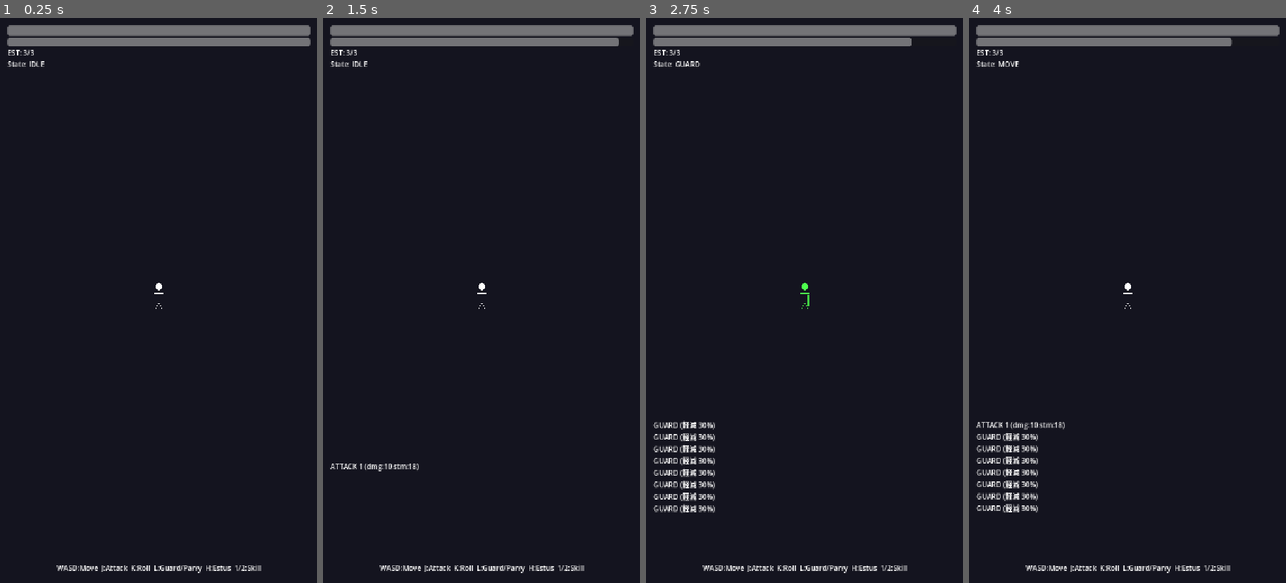
Above: before the commit, frames 1-4 (left to right).
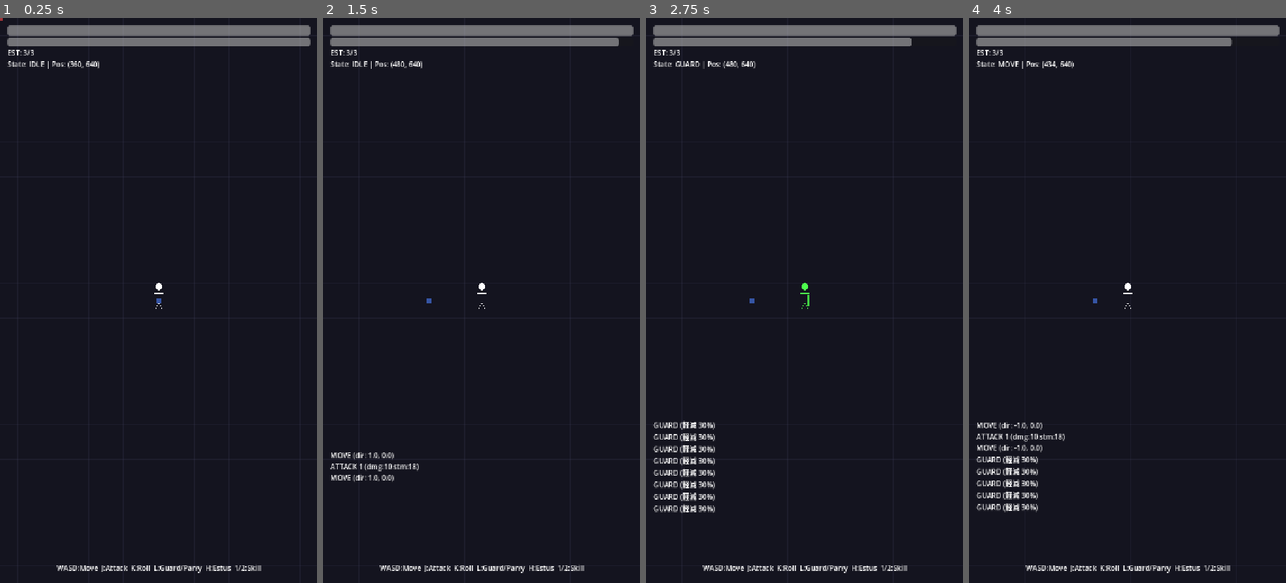
Above: after the commit, the same moments.

Repository: zaguma28/stick_figure
Game: Godot game, scene res://scenes/main.tscn
Same seed, same stepped clock (60 frames per second), same inputs: the game is played once before the commit and once after it.
Inputs (mouse positions are in pixels of both pictures, inside the frame that each line leads up to):
- Up to frame 1 (0.25 s): no input
- Up to frame 2 (1.5 s): tap Enter at 0.5 s; move the mouse to (551, 272) at 0.52 s; hold D (move_right) 0.53-1.25 s; tap J (attack) at 0.6 s; click (551, 272) at 0.67 s; drag from (418, 328) to (465, 413) at 1.27 s
- Up to frame 3 (2.75 s): tap Space at 2 s; move the mouse to (836, 176) at 2.02 s; hold D (move_right) from 2.03 s (still down); hold L (guard) from 2.03 s (still down)
- Up to frame 4 (4 s): release D (move_right) at 2.75 s; release L (guard) at 2.75 s; tap Enter at 2.75 s; drag from (1111, 413) to (1032, 215) at 2.77 s; tap Space at 3.5 s; move the mouse to (1222, 385) at 3.52 s; hold A (move_left) from 3.53 s (still down); tap J (attack) at 3.6 s

The runs differ from the first frame. In frame 1, 0.1% of the frame differs, in the area x 0-51%, y 0-51%; in frame 2, 0.4%; in frame 3, 0.1%; in frame 4, 1.6%, in the area x 2-41%, y 7-88%.

Commit message:
fix: add grid background and position display to diagnose movement

Diff:
--- a/project.godot
+++ b/project.godot
@@ -3,7 +3,8 @@
 ; since the parameters that go here are not all obvious.
 ;
 ; Format:
-;   [section] key=value
+;   [section] ; section goes between []
+;   param=value ; assign values to parameters
 
 config_version=5
 
--- a/scenes/main.gd
+++ b/scenes/main.gd
@@ -16,3 +16,23 @@
 
 	# デバッグ: 初期位置を画面中央に
 	player.position = Vector2(360, 640)
+
+	# グリッド描画
+	queue_redraw()
+
+func _draw() -> void:
+	# 移動が視認できるよう背景にグリッドを描画
+	var grid_size := 80
+	var grid_range := 3000
+	var grid_color := Color(0.2, 0.2, 0.3, 0.3)
+
+	for x in range(-grid_range, grid_range + 1, grid_size):
+		draw_line(Vector2(x, -grid_range), Vector2(x, grid_range), grid_color, 1.0)
+	for y in range(-grid_range, grid_range + 1, grid_size):
+		draw_line(Vector2(-grid_range, y), Vector2(grid_range, y), grid_color, 1.0)
+
+	# 原点マーカー（赤い点）
+	draw_circle(Vector2.ZERO, 6, Color(1.0, 0.3, 0.3, 0.6))
+
+	# スポーン位置マーカー（青い点）
+	draw_circle(Vector2(360, 640), 6, Color(0.3, 0.5, 1.0, 0.6))
--- a/scenes/main.tscn
+++ b/scenes/main.tscn
@@ -1,6 +1,6 @@
-[gd_scene load_steps=4 format=3]
+[gd_scene load_steps=4 format=3 uid="uid://cd1hgsh26qx48"]
 
-[ext_resource type="Script" path="res://scenes/main.gd" id="1"]
+[ext_resource type="Script" uid="uid://ymk8147k1r18" path="res://scenes/main.gd" id="1"]
 [ext_resource type="PackedScene" path="res://scenes/player/player.tscn" id="2"]
 [ext_resource type="PackedScene" path="res://scenes/ui/hud.tscn" id="3"]
 
@@ -11,6 +11,5 @@
 position = Vector2(360, 640)
 
 [node name="Camera2D" type="Camera2D" parent="Player"]
-zoom = Vector2(1, 1)
 
 [node name="HUD" parent="." instance=ExtResource("3")]
--- a/scenes/player/player.gd
+++ b/scenes/player/player.gd
@@ -174,7 +174,7 @@
 			_change_state(State.IDLE)
 
 # === ステート処理 ===
-func _process_state(delta: float) -> void:
+func _process_state(_delta: float) -> void:
 	match current_state:
 		State.IDLE:
 			velocity = Vector2.ZERO
@@ -346,6 +346,8 @@
 	emit_signal("stamina_changed", stamina, max_stamina)
 
 func _change_state(new_state: State) -> void:
+	if new_state == State.MOVE and current_state != State.MOVE:
+		emit_signal("debug_log", "MOVE (dir: %.1f, %.1f)" % [move_dir.x, move_dir.y])
 	current_state = new_state
 
 func _is_locked() -> bool:
--- a/scenes/ui/hud.gd
+++ b/scenes/ui/hud.gd
@@ -42,10 +42,10 @@
 	debug_label.text = "\n".join(debug_lines)
 
 func _process(_delta: float) -> void:
-	# プレイヤーの現在ステートを表示
+	# プレイヤーの現在ステートと座標を表示
 	var player := get_tree().get_first_node_in_group("player")
 	if player and player.has_method("_is_locked"):
 		var state_names := ["IDLE","MOVE","ATK1","ATK2","ATK3","ROLL","GUARD","PARRY","P_FAIL","ESTUS","STAGGER","SK1","SK2"]
 		var idx: int = player.current_state
 		if idx >= 0 and idx < state_names.size():
-			state_label.text = "State: %s" % state_names[idx]
+			state_label.text = "State: %s | Pos: (%.0f, %.0f)" % [state_names[idx], player.position.x, player.position.y]
Not shown, added: scenes/main.gd.uid
Not shown, added: scenes/player/player.gd.uid
Not shown, added: scenes/ui/hud.gd.uid
Not shown, added: scenes/ui/virtual_joystick.gd.uid
